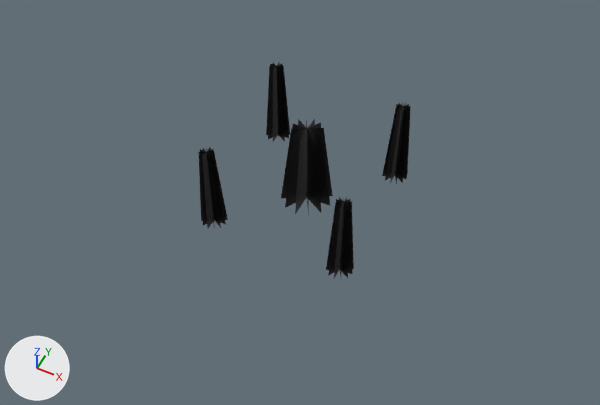
An edit to the glTF model crates/client/assets/models/cistern/cistern_shaft.glb, drawn before and after from the same camera.
Both versions are drawn from a 50 mm camera at (25.4, -52.4, 64.3) aimed at (0.6, -2.8, 2.4). The axes (+X, +Y, +Z) are drawn at lower left. The lights are the same throughout. The picture after the commit comes second. Vertices at exactly the same position are counted once.

In view in the first picture: 'shaft'.
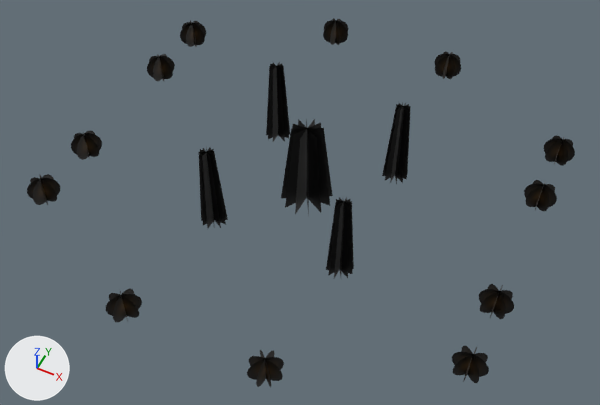
Boxes (x1, y1, x2, y2) around the edits, measured in the pictures (600 x 405 px):
'shaft', reshaped (158% wider, 71% taller): before (199, 62, 411, 278); after (27, 18, 575, 387)
part 1 of me_shaft, added: after (452, 135, 575, 383)
part 2 of me_shaft, added: after (27, 21, 206, 205)
part 3 of me_shaft, added: after (106, 288, 284, 387)
part 4 of me_shaft, added: after (323, 18, 461, 79)

Diff of the bpy script that builds the scene:
```diff
--- a/crates/client/assets/models/cistern/cistern_shaft.glb.py
+++ b/crates/client/assets/models/cistern/cistern_shaft.glb.py
@@ me_shaft @@
 # used by ob_shaft; location = (0.0, 0.0, 0.0)
-me_shaft.from_pydata(...)  # 1480 vertices, 2520 faces; spans x -8.4..8.4, y -8.4..8.4, z 0.1..9.9
+me_shaft.from_pydata(...)  # 4276 vertices, 7896 faces; spans x -23.5..23.5, y -23.5..23.5, z 0.1..9.9
+# me_shaft part 1: 932 vertices added at x 20.3..23.5, y -15.6..15.6, z 2.6..5.8
+# me_shaft part 2: 932 vertices added at x -23.5..-20.3, y -15.6..15.6, z 2.6..5.8
+# me_shaft part 3: 466 vertices added at x -8.6..8.6, y -23.5..-20.3, z 2.6..5.8
+# me_shaft part 4: 466 vertices added at x -8.6..8.6, y 20.3..23.5, z 2.6..5.8
 me_shaft.materials.append(mat_defaultmaterial)
```
